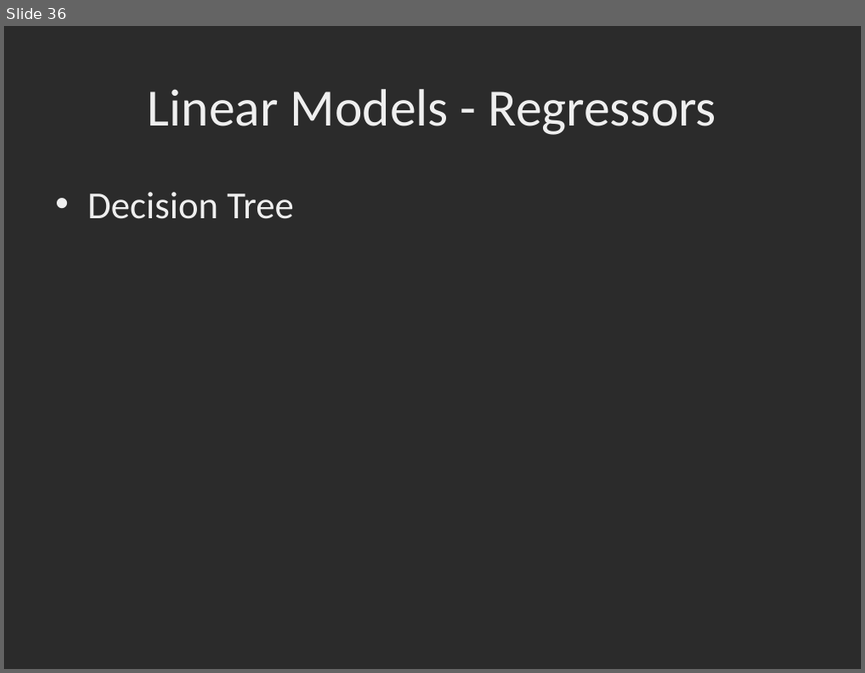
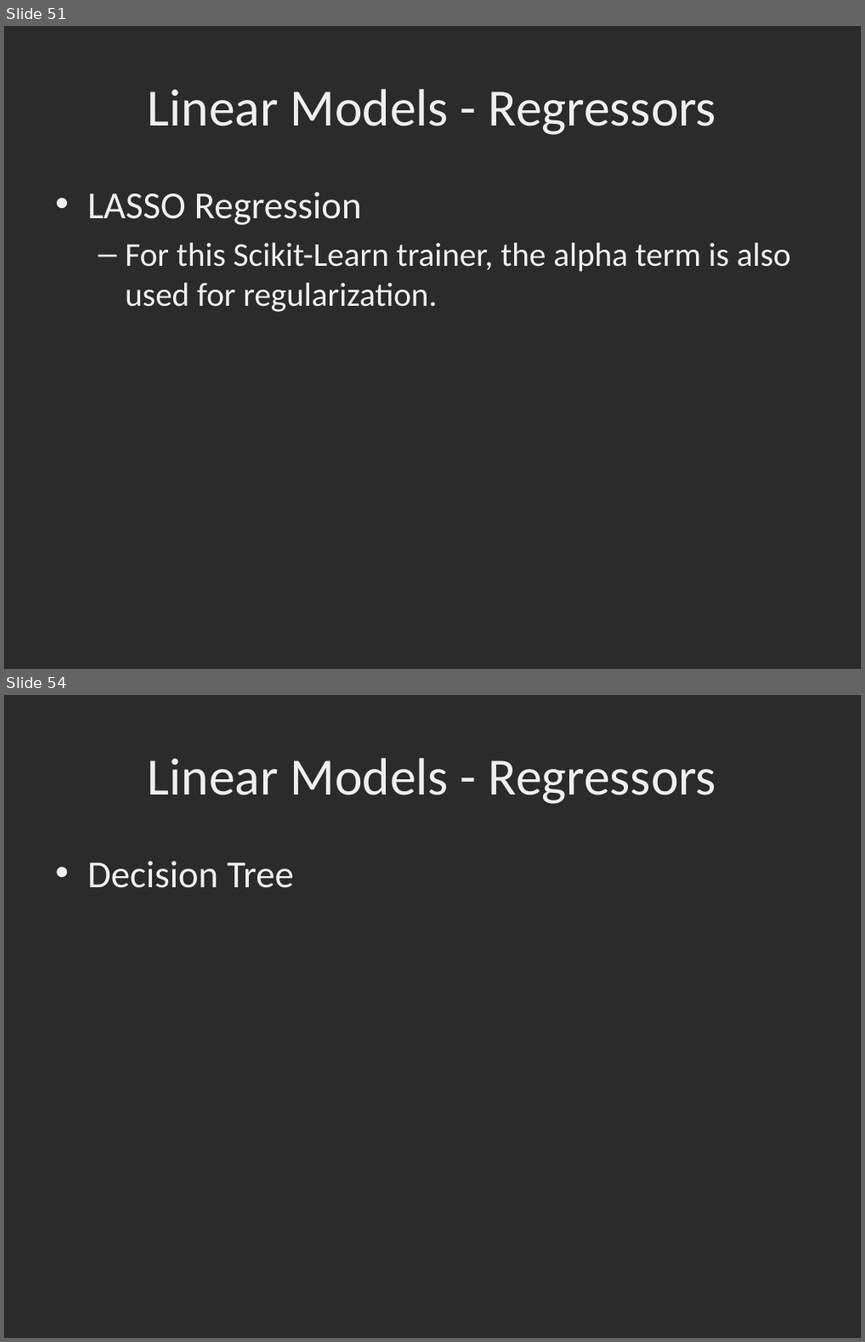
Before and after one commit to dbowmans46/PracticalProgramming, a slide deck: Session 7 - Python/Instructional Material/Session 7 - Python Brief Intro to Machine Learning with Scikit Learn.pptx. Shown one above the other, each under a label of ours: slide 36 before the commit, slides 51 and 54 after it; the slides between them are not shown. The pictures are 865x673 and 865x1342 pixels, drawn with LibreOffice and Linux fonts; fonts in the diff are those of the drawing; background and template pictures are left out; a plain dark background stands for a picture behind light text. Boxes give left, top, right and bottom in pixels: in the first picture for what was removed or moved away, otherwise in the second. Text is boxed around its words. In the diff, an @@ line names an element or a change of style, - is before the commit and + after.

Commit message:
Added slides for linear regressor, ridge, and lasso.  Added more classifiers to go over.

```diff
--- a/Session 7 - Python/Instructional Material/Session 7 - Python Brief Intro to Machine Learning with Scikit Learn.pptx
+++ b/Session 7 - Python/Instructional Material/Session 7 - Python Brief Intro to Machine Learning with Scikit Learn.pptx
@@ slide 51 added at [4,26,861,669], background picture (left out) @@
@@ title added at [148,89,716,135], 44 pt, text #EFEFEF @@
+Linear Models - Regressors
@@ text added at [87,192,791,312], 28 pt, text #EFEFEF @@
+• LASSO Regression
+  – For this Scikit-Learn trainer, the alpha term is also used for regularization.
@@ what was slide 36 is now slide 54 @@
```
Also in this commit, not shown: 6 slides changed, 17 other slides added.
